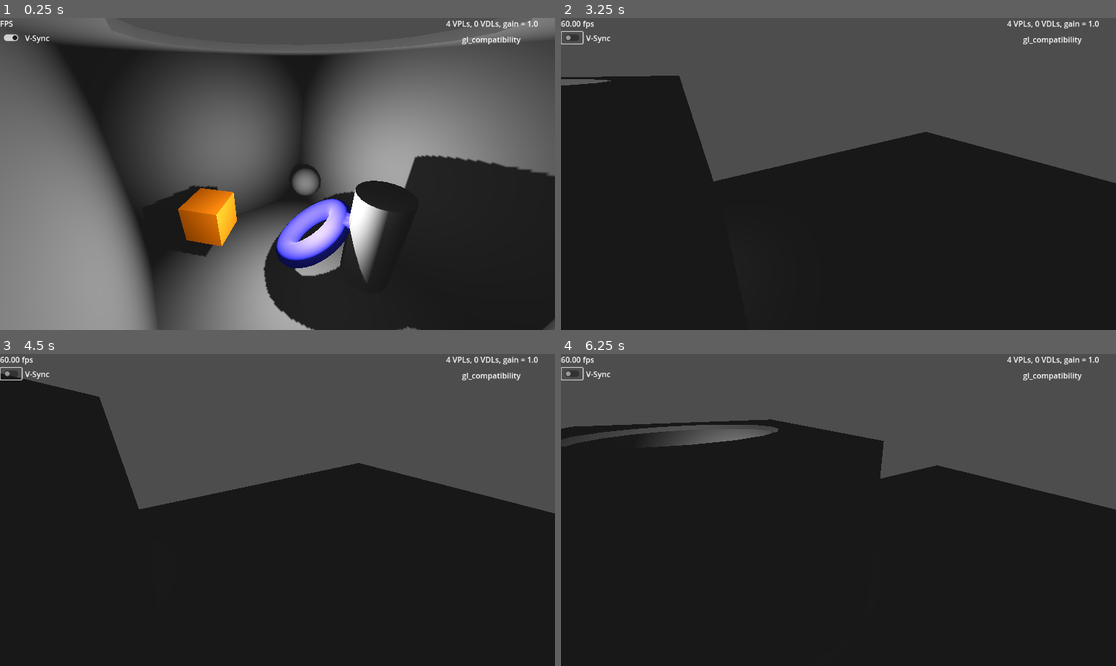
Above: before the commit, frames 1-4 (two rows, left to right).
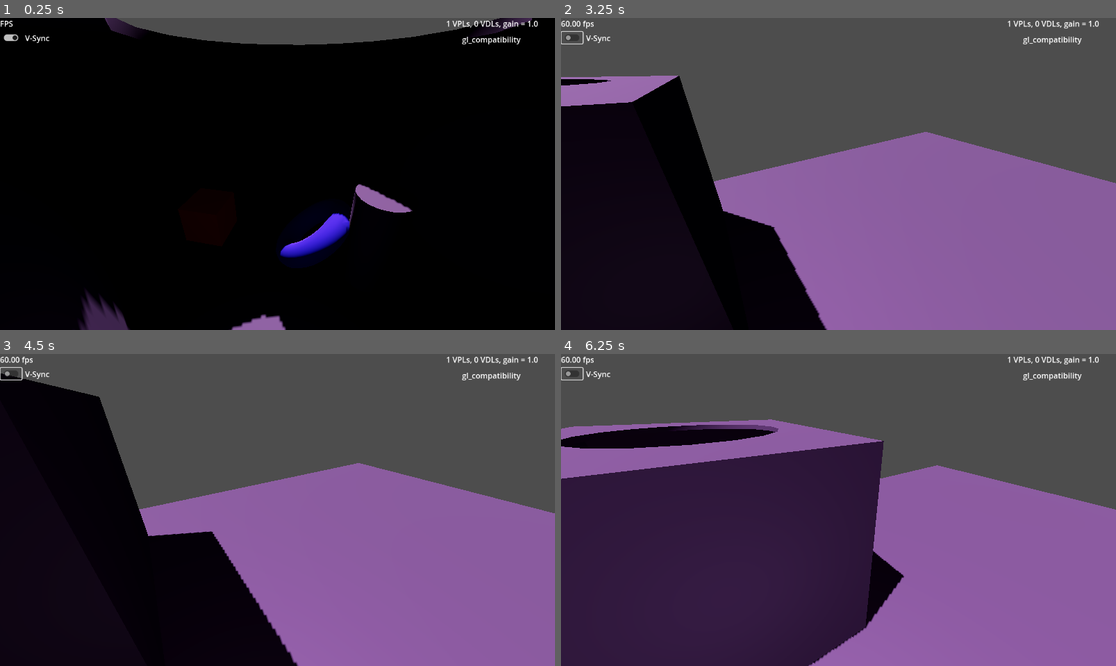
Above: after the commit, the same moments.

Repository: GregPickering/O1S_FauxGI
Game: Godot game, scene res://Scenes/scene_3d.tscn
Two runs of this game, one before a commit and one after it. Both use one fixed random seed, a clock stepped at 60 frames per second and the inputs below.
Inputs (mouse positions are in pixels of both pictures, inside the frame that each line leads up to):
- Up to frame 1 (0.25 s): no input
- Up to frame 2 (3.25 s): tap Enter at 0.5 s; move the mouse to (960, 158) at 0.52 s; hold D 0.53-1.25 s; tap G at 0.6 s; click (960, 158) at 0.67 s; drag from (727, 189) to (810, 236) at 1.27 s; click (572, 36) at 2 s; move the mouse to (894, 105) at 2.77 s; hold D from 2.78 s (still down); tap E at 2.85 s
- Up to frame 3 (4.5 s): release D at 3.5 s; drag from (249, 572) to (111, 463) at 3.52 s; move the mouse to (444, 556) at 4.27 s; hold A from 4.28 s (still down); tap Q at 4.35 s
- Up to frame 4 (6.25 s): release A at 5 s; drag from (672, 463) to (755, 432) at 5.02 s; move the mouse to (866, 510) at 5.77 s; hold S from 5.78 s (still down); tap G at 5.85 s; click (866, 510) at 5.92 s

The runs differ from the first frame. In frame 1, 93% of the frame differs, in the area x 0-100%, y 0-100%; in frame 2, 40%; in frame 3, 35%; in frame 4, 68%.

Commit message:
Can fake secondary bounces with a WorldEnvironment's ambient term
If desired, we can set the ambient light to simulate all secondary bounces.
It works by having all desired VPLs contribute their energy as a function of distance to the camera.

Diff:
--- a/O1S_FauxGI/faux_gi.gd
+++ b/O1S_FauxGI/faux_gi.gd
@@ -102,6 +102,12 @@
 ## Max distance to check for directional light being intercepted
 @export var dir_scan_length : float = 100.0
 
+@export_category( "Ambient" )
+## Should this update the "Ambient Light" in a WorldEnvironment node?
+@export var environment_node : WorldEnvironment = null
+## How strong should this effect be
+@export_range( 0.0, 1.0, 0.01 ) var ambient_gain : float = 0.25
+
 # original light sources in the scene
 var light_sources : Array[ Light3D ] = []
 # track all (possibly noisy) VPL target data, indexed by the casting light and a sub-index
@@ -173,6 +179,9 @@
 	else:
 		VPL_targets.clear()
 
+	if (bounce_gain < 0.01) or (ambient_gain < 0.01):
+		disable_ambient_secondaries()
+
 	# the user may wish to display raycasts
 	draw_rays.clear_surfaces()
 	if show_raycasts:
@@ -202,6 +211,10 @@
 	if last_active_VDLs != active_VDLs:
 		last_active_VDLs = active_VDLs
 		print( last_active_VDLs, " active VDLs" )
+
+func disable_ambient_secondaries():
+	if environment_node and environment_node.environment:
+		environment_node.environment.ambient_light_source = Environment.AMBIENT_SOURCE_DISABLED
 
 # cascaded exponential filtering
 var VPL_filt_1 : Dictionary[ Light3D, Dictionary ]
@@ -246,6 +259,22 @@
 				preVPLs.push_back( VPL_filt_1[ light ][ idx ] )
 				# directional VPLs already have a color, but the token directional light does not
 				preVPLs.back().get_or_add( ray_storage.color, light.light_color )
+	# and do we want to modify ambient to simulate secondary+ bounces?
+	if environment_node and environment_node.environment and (ambient_gain > 0.0):
+		var global_color := Color(0,0,0,0)
+		var global_energy : float = 0.0
+		for preVPL in preVPLs:
+			var r : float = 1.0 * preVPL[ ray_storage.rad ]
+			var d : float = _camera.global_position.distance_to( preVPL[ ray_storage.pos ] )
+			if d < r:
+				var e : float = preVPL[ ray_storage.energy ] * sqrt(1.0 - d / r)
+				global_color += preVPL[ ray_storage.color ] * e
+				global_energy += e
+		# and in case we are updating the environmental ambient...
+		environment_node.environment.ambient_light_source = Environment.AMBIENT_SOURCE_COLOR
+		environment_node.environment.ambient_light_color = global_color / global_energy
+		environment_node.environment.ambient_light_energy = global_energy * ambient_gain
+
 	# Do we need a second pass to filter out the top N VPLs?
 	if preVPLs.size() > max_vpls:
 		# sort most to least energetic
--- a/Scenes/scene_3d.tscn
+++ b/Scenes/scene_3d.tscn
@@ -9,6 +9,9 @@
 [ext_resource type="Script" uid="uid://h3bi55a3ev55" path="res://Scripts/renderer_label.gd" id="7_pjwey"]
 
 [sub_resource type="Environment" id="Environment_q5cge"]
+ambient_light_source = 2
+ambient_light_color = Color(0.804364, 0.600976, 0.890119, 1)
+ambient_light_energy = 0.030242
 tonemap_mode = 3
 volumetric_fog_density = 0.271
 
@@ -20,8 +23,11 @@
 
 [node name="Scene3D" type="Node3D"]
 
-[node name="FauxGI" parent="." instance=ExtResource("1_q5cge")]
+[node name="FauxGI" parent="." node_paths=PackedStringArray("environment_node") instance=ExtResource("1_q5cge")]
 bounce_gain = 1.0
+oversample_dir = 32
+add_looking_VPL = false
+environment_node = NodePath("../WorldEnvironment")
 
 [node name="WorldEnvironment" type="WorldEnvironment" parent="."]
 environment = SubResource("Environment_q5cge")
@@ -73,7 +79,7 @@
 size = Vector3(15.4212, 0.1, 36.4354)
 
 [node name="SpinSpot" type="Node3D" parent="."]
-transform = Transform3D(0.700217, 0, -0.71393, 0, 1, 0, 0.71393, 0, 0.700217, 0, 0, 0)
+transform = Transform3D(0.884906, 0, 0.465769, 0, 1, 0, -0.465769, 0, 0.884906, 0, 0, 0)
 script = ExtResource("3_ok1gl")
 speed = -1.795
 
@@ -88,12 +94,12 @@
 
 [node name="OmniLight3D" type="OmniLight3D" parent="SpinSpot"]
 transform = Transform3D(-0.128348, 0, -0.991729, 0, 1, 0, 0.991729, 0, -0.128348, -0.711475, 1.74288, -0.629222)
+visible = false
 light_energy = 1.5
 shadow_enabled = true
 
 [node name="SpinDir" type="Node3D" parent="."]
-transform = Transform3D(-0.870155, 0, -0.492779, 0, 1, 0, 0.492779, 0, -0.870155, 0, 0, 0)
-visible = false
+transform = Transform3D(-0.344321, 0, 0.938852, 0, 1, 0, -0.938852, 0, -0.344321, 0, 0, 0)
 script = ExtResource("3_ok1gl")
 speed = 0.42
 
@@ -108,6 +114,7 @@
 
 [node name="OmniLight3D" type="OmniLight3D" parent="SpinDir"]
 transform = Transform3D(-0.859002, 0, 0.511972, 0, 1, 0, -0.511972, 0, -0.859002, 2.056, -0.19, -0.521)
+visible = false
 light_color = Color(1, 0, 0, 1)
 shadow_enabled = true
 omni_range = 3.0
